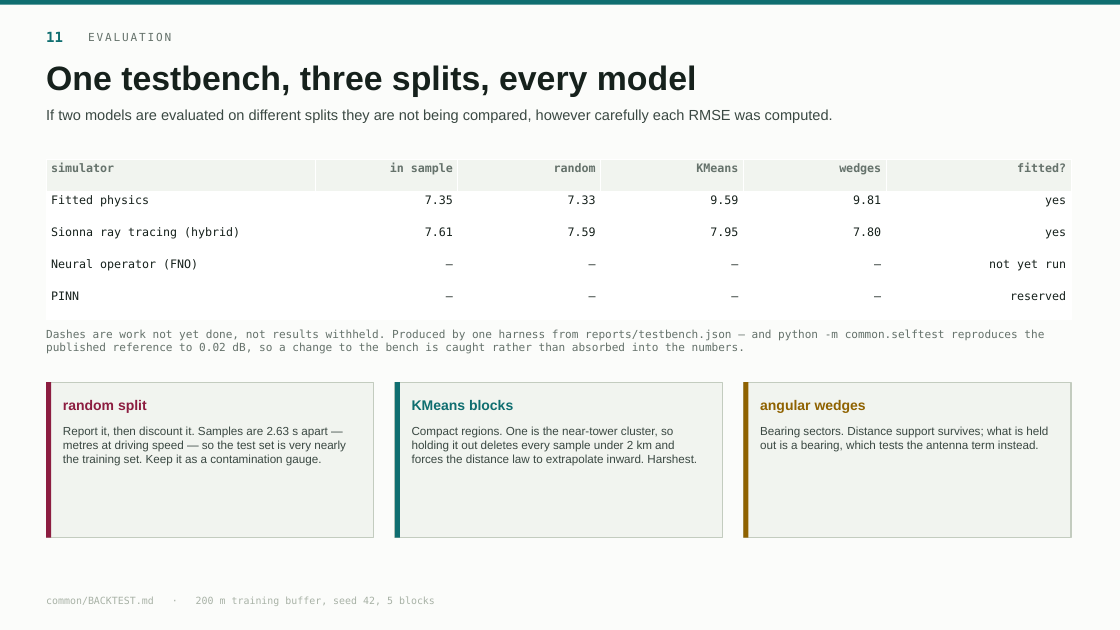
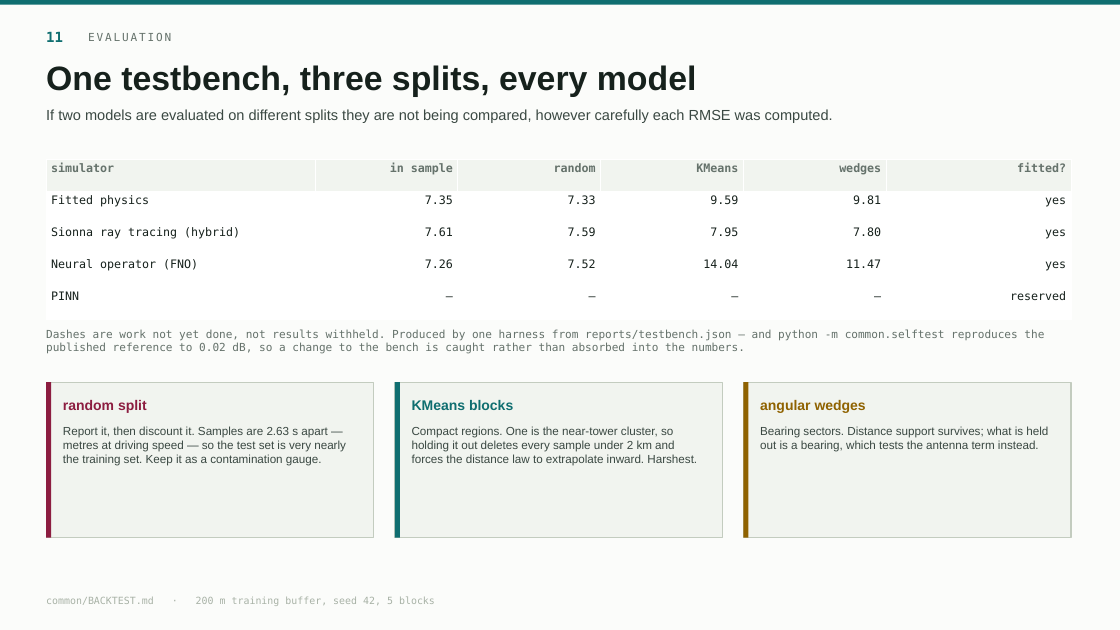
Before and after one commit to mtang724/arathon-c03-rural-infrastructure-placement, a slide deck: slide 11 of ARA_Challenge3.pptx. Drawn at 1120x630 pixels with LibreOffice and Linux fonts; fonts in the diff are those of the drawing. Boxes give left, top, right and bottom in pixels: in the first picture for what was removed or moved away, otherwise in the second. Text is boxed around its words. In the diff, an @@ line names an element or a change of style, - is before the commit and + after.

```diff
--- a/ARA_Challenge3.pptx
+++ b/ARA_Challenge3.pptx
@@ table at [46,160,1071,319] @@
-row 4: Neural operator (FNO) | — | — | — | — | not yet run
+row 4: Neural operator (FNO) | 7.26 | 7.52 | 14.04 | 11.47 | yes
```
Also in this commit, not shown: 4 other slides changed, 1 slide added, 2 other files.
